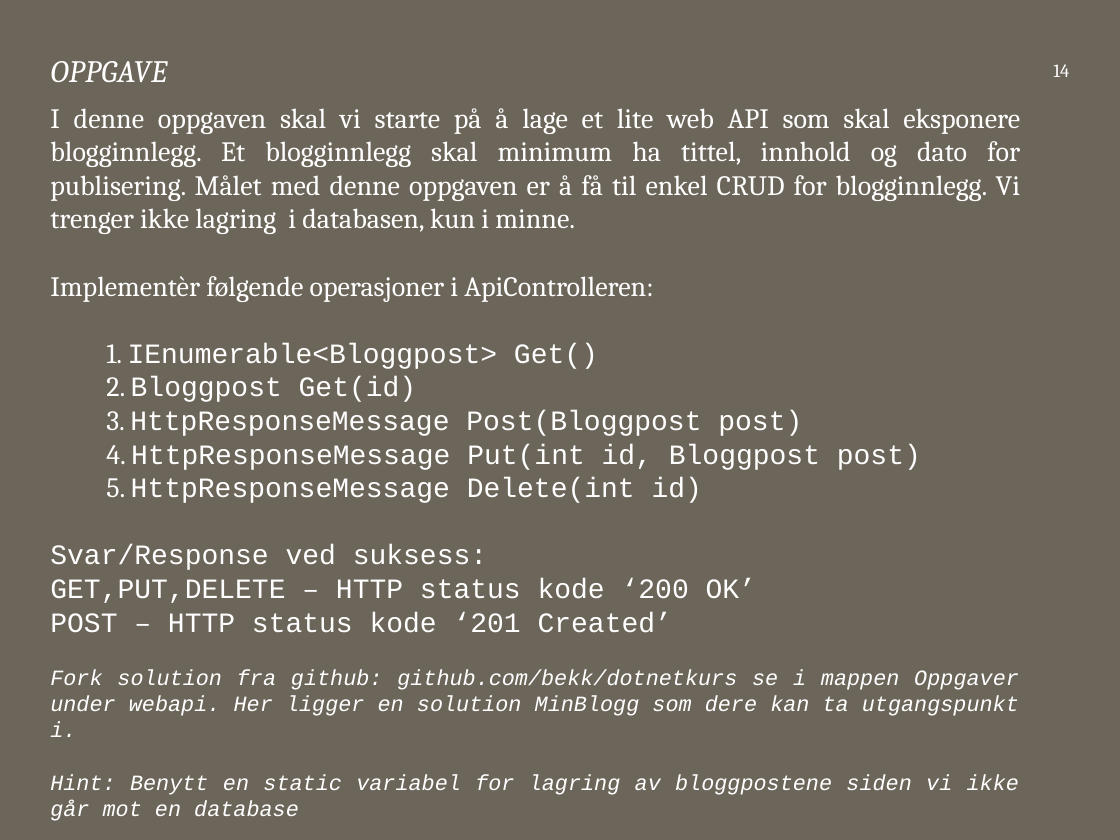
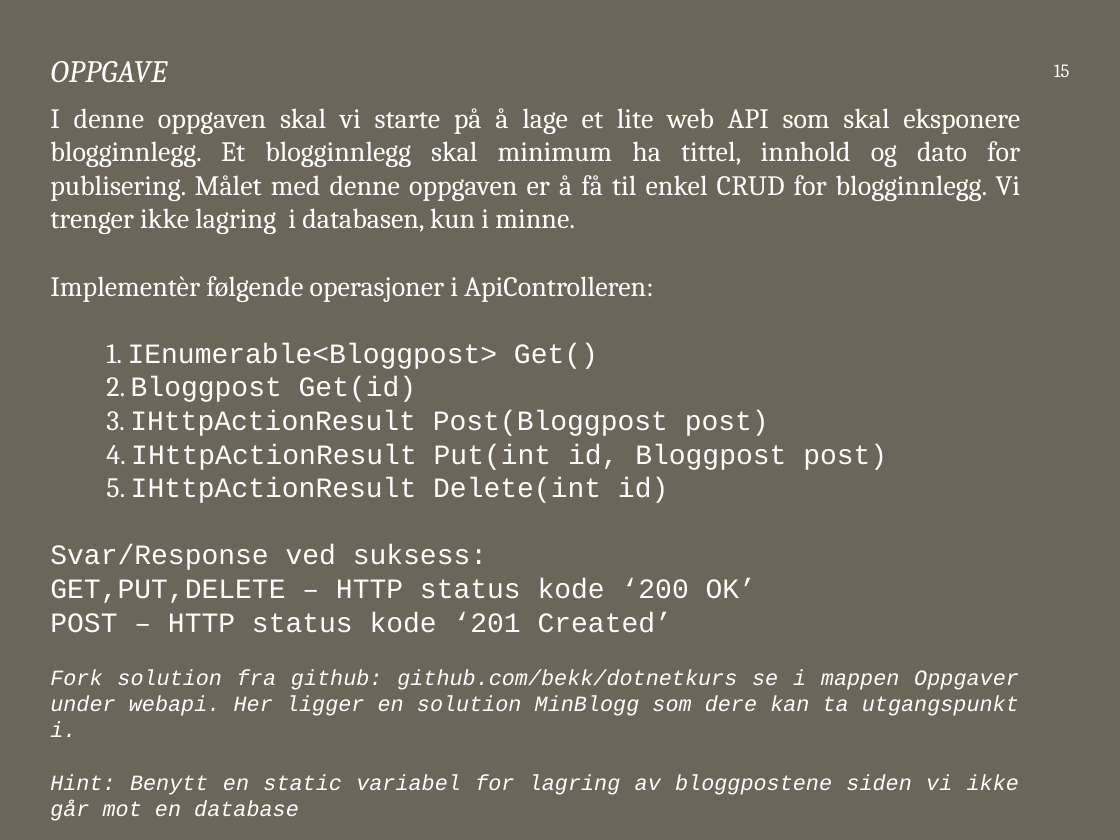
Before and after one commit to bekk/dotnetkurs, a slide deck: slide 15 of webapi/WebAPI.pptx (slide 14 before the commit). Drawn at 1120x840 pixels with LibreOffice and Linux fonts; fonts in the diff are those of the drawing. Boxes give left, top, right and bottom in pixels: in the first picture for what was removed or moved away, otherwise in the second. Text is boxed around its words. In the diff, an @@ line names an element or a change of style, - is before the commit and + after.

Commit message:
Fixed MinBlogg prosjekt

```diff
--- a/webapi/WebAPI.pptx
+++ b/webapi/WebAPI.pptx
@@ page number at bbox=[1054, 64, 1070, 77]: text changed @@
-14
+15
@@ text at bbox=[106, 410, 887, 503]: text changed @@
-3. HttpResponseMessage Post(Bloggpost post)
-4. HttpResponseMessage Put(int id, Bloggpost post)
-5. HttpResponseMessage Delete(int id)
+3. IHttpActionResult Post(Bloggpost post)
+4. IHttpActionResult Put(int id, Bloggpost post)
+5. IHttpActionResult Delete(int id)
```
Also in this commit, not shown: 3 other slides changed, 1 slide added, 13 other files.
